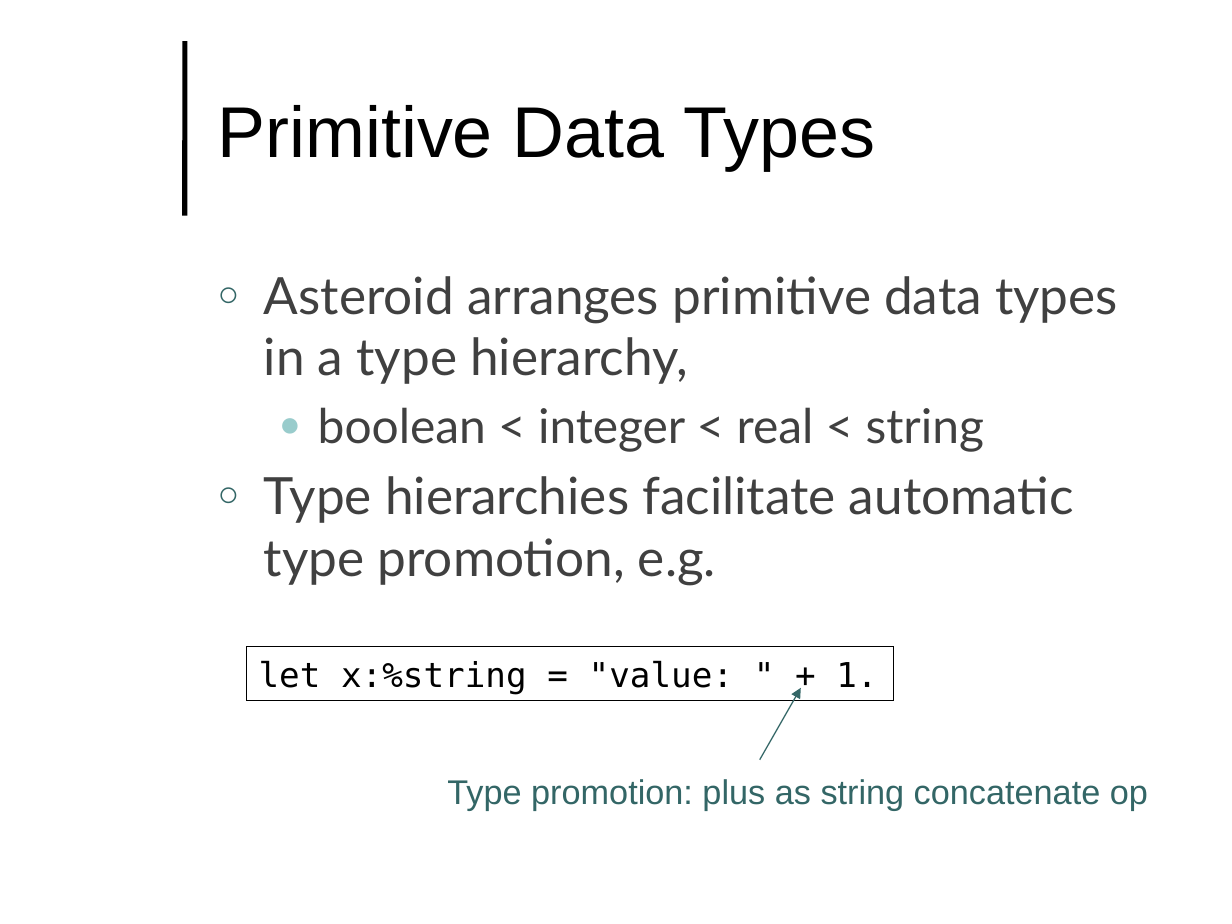
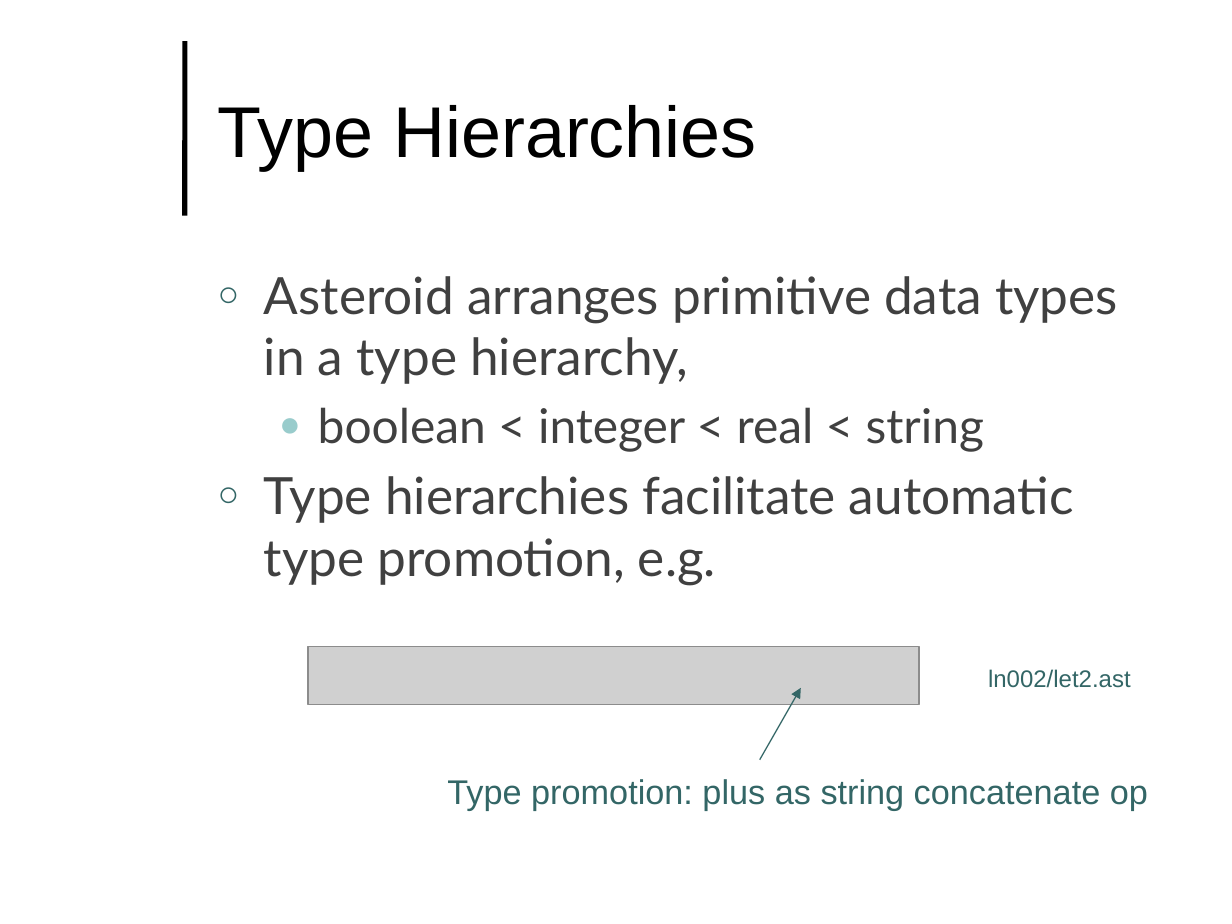
Before and after one commit to lutzhamel/CSC493, a slide deck: slide 5 of notes/csc493-ln002.pptx (slide 4 before the commit). Drawn at 1232x924 pixels with LibreOffice and Linux fonts; fonts in the diff are those of the drawing; grey boxes stand for pictures; background and template pictures are left out. Boxes give left, top, right and bottom in pixels: in the first picture for what was removed or moved away, otherwise in the second. Text is boxed around its words. In the diff, an @@ line names an element or a change of style, - is before the commit and + after.

```diff
--- a/notes/csc493-ln002.pptx
+++ b/notes/csc493-ln002.pptx
@@ title at [218, 105, 756, 170]: text changed @@
-Primitive Data Types
+Type Hierarchies
@@ rectangle removed at [246, 647, 893, 701] @@
-let x:%string = "value: " + 1.
@@ picture added at [308, 647, 919, 705] @@
@@ text added at [988, 669, 1131, 688], 14 pt, text #336666 @@
+ln002/let2.ast
```
Also in this commit, not shown: 4 other slides changed, 2 slides added, 25 other files.
